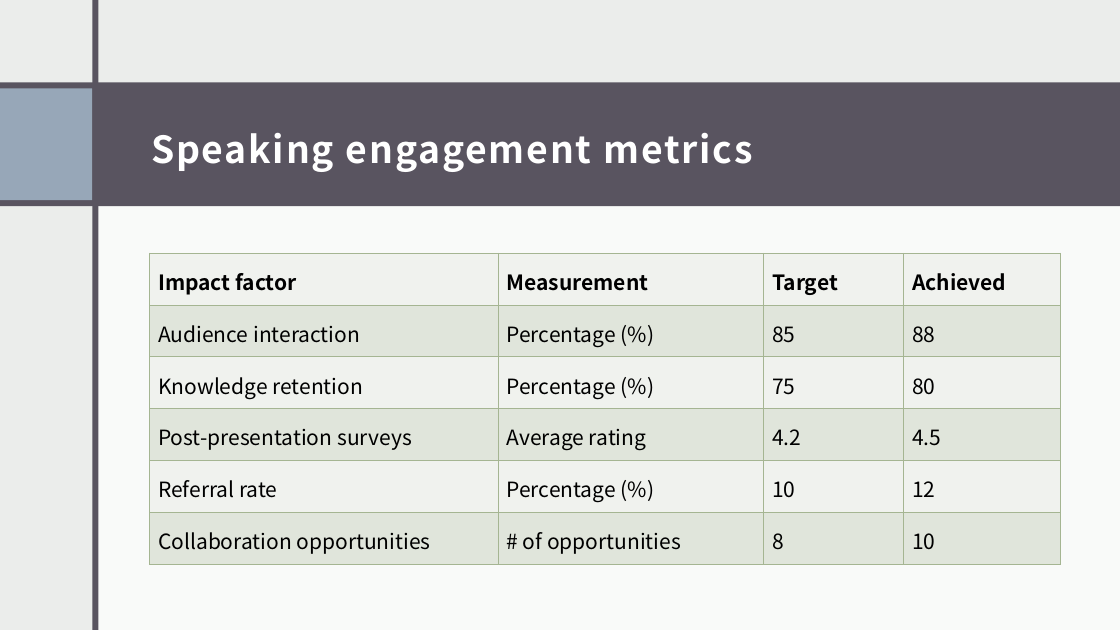
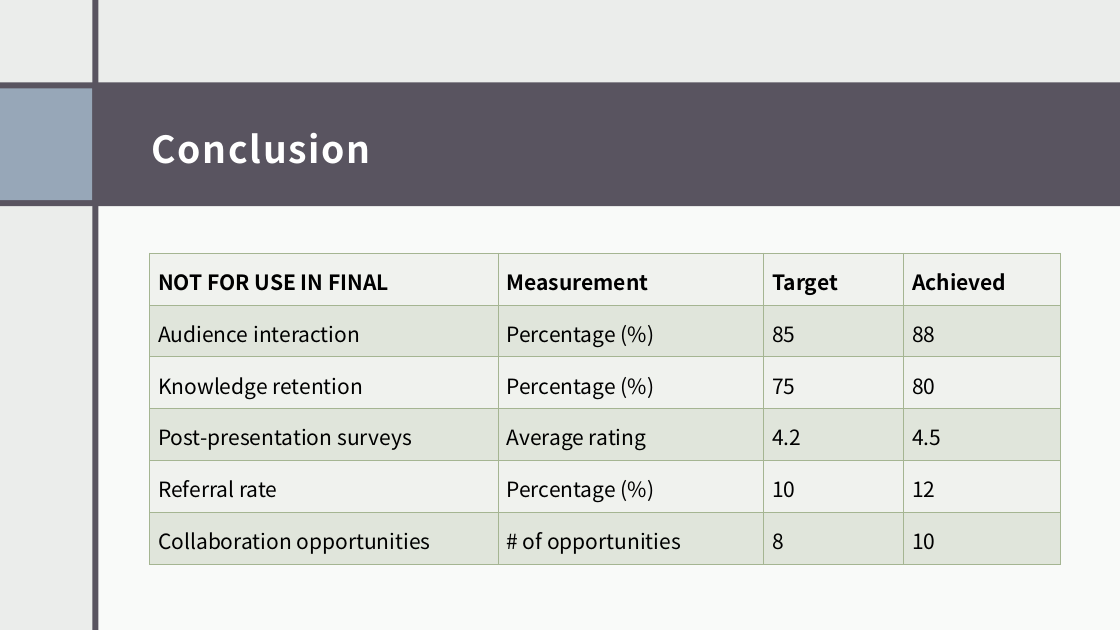
Before and after one commit to shmorhunmsds/ml_final_project, a slide deck: slide 11 of presentation.pptx (slide 12 before the commit). Drawn at 1120x630 pixels with LibreOffice and Linux fonts; fonts in the diff are those of the drawing. Boxes give left, top, right and bottom in pixels: in the first picture for what was removed or moved away, otherwise in the second. Text is boxed around its words. In the diff, an @@ line names an element or a change of style, - is before the commit and + after.

```diff
--- a/presentation.pptx
+++ b/presentation.pptx
@@ title at box(151, 133, 371, 164): text changed @@
-Speaking engagement metrics
+Conclusion
@@ table at box(150, 254, 1061, 565) @@
-row 1, column 1: Impact factor
+row 1, column 1: NOT FOR USE IN FINAL
```
Also in this commit, not shown: 3 other slides changed, 7 slides added, 8 slides removed.
